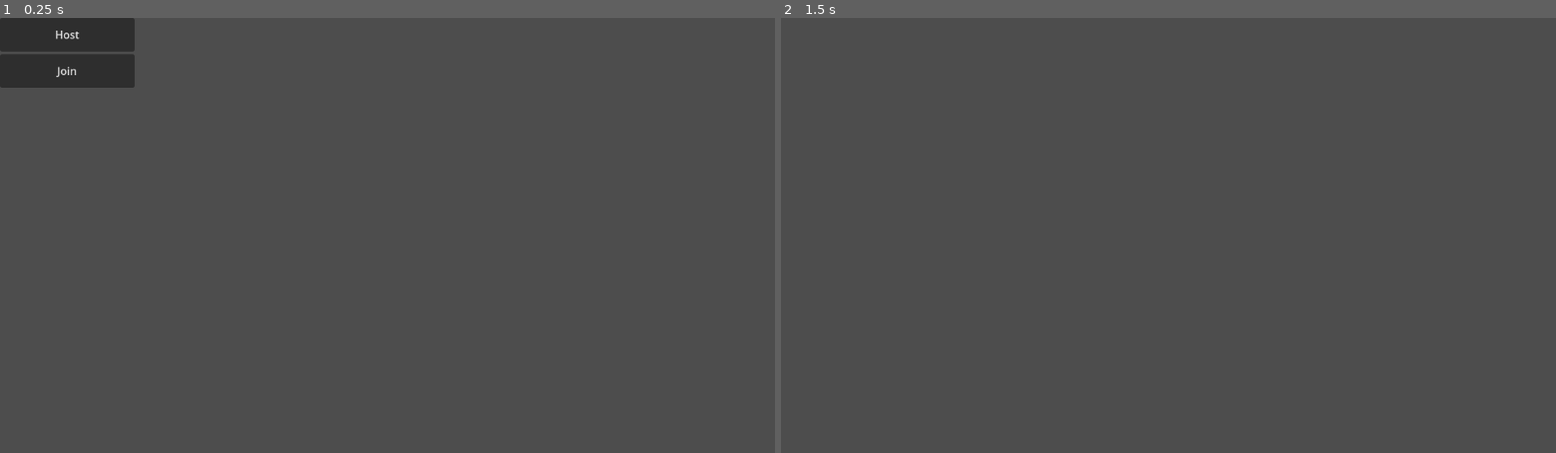
Above: before the commit, frames 1-2 (left to right).
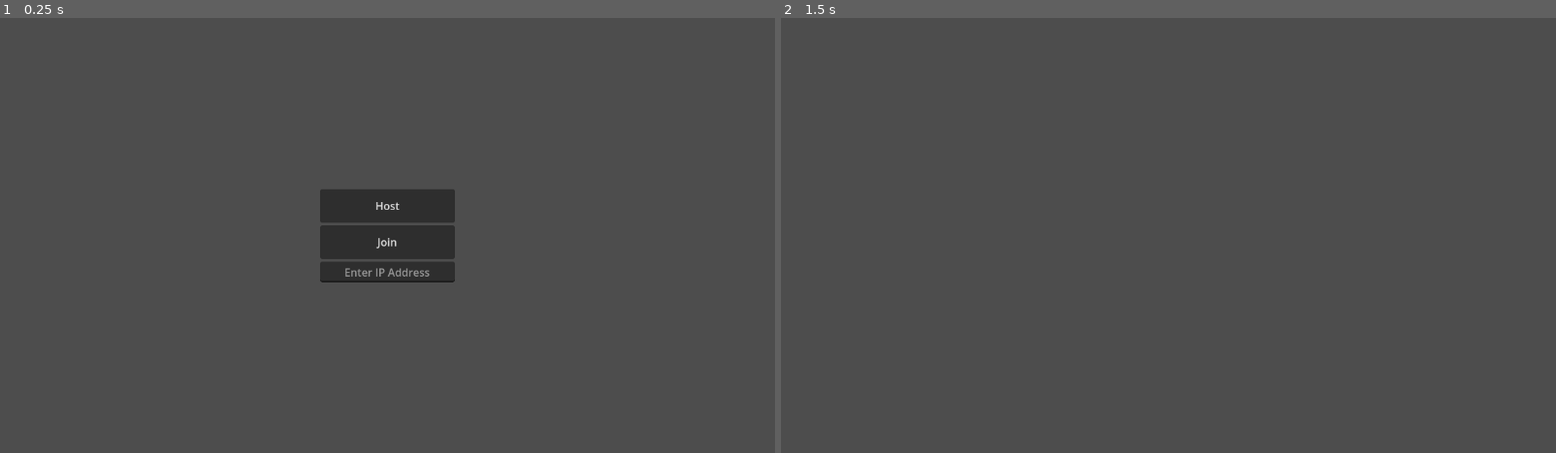
Above: after the commit, the same moments.

Repository: NickBaren101/multiplayer-prototype
Game: Godot game, scene res://Scenes/Levels/main.tscn
Same seed, same stepped clock (60 frames per second), same inputs: the game is played once before the commit and once after it.
Inputs (mouse positions are in pixels of both pictures, inside the frame that each line leads up to):
- Up to frame 1 (0.25 s): no input
- Up to frame 2 (1.5 s): click "Join" at 0.5 s; tap Enter (ui_accept) at 1.25 s; move the mouse to (1339, 213) at 1.27 s; hold D (move_right) from 1.28 s (still down); click (1339, 213) at 1.35 s

The runs differ from the first frame. In frame 1, 6.0% of the frame differs, in the area x 0-59%, y 0-61%; in frame 2, nothing differs.

Commit message:
working multiplayer

Diff:
--- a/Scenes/Multiplayer/network_ui.tscn
+++ b/Scenes/Multiplayer/network_ui.tscn
@@ -4,13 +4,26 @@
 
 [node name="NetworkUI" type="Control"]
 layout_mode = 3
-anchors_preset = 0
+anchors_preset = 15
+anchor_right = 1.0
+anchor_bottom = 1.0
+grow_horizontal = 2
+grow_vertical = 2
 script = ExtResource("1_xi5cc")
 
 [node name="VBoxContainer" type="VBoxContainer" parent="."]
-layout_mode = 0
-offset_right = 40.0
-offset_bottom = 40.0
+layout_mode = 1
+anchors_preset = 8
+anchor_left = 0.5
+anchor_top = 0.5
+anchor_right = 0.5
+anchor_bottom = 0.5
+offset_left = -100.0
+offset_top = -52.0
+offset_right = 100.0
+offset_bottom = 52.0
+grow_horizontal = 2
+grow_vertical = 2
 
 [node name="HostButton" type="Button" parent="VBoxContainer"]
 custom_minimum_size = Vector2(200, 50)
@@ -22,5 +35,10 @@
 layout_mode = 2
 text = "Join"
 
+[node name="IPAddressEntry" type="LineEdit" parent="VBoxContainer"]
+layout_mode = 2
+placeholder_text = "Enter IP Address"
+alignment = 1
+
 [connection signal="pressed" from="VBoxContainer/HostButton" to="." method="_on_host_button_pressed"]
 [connection signal="pressed" from="VBoxContainer/JoinButton" to="." method="_on_join_button_pressed"]
--- a/Scripts/Multiplayer/network_handler.gd
+++ b/Scripts/Multiplayer/network_handler.gd
@@ -2,7 +2,6 @@
 
 var peer: ENetMultiplayerPeer
 
-const IP_ADDRESS: String = "localhost"
 const PORT: int = 7777
 
 func start_server() -> void:
@@ -13,7 +12,10 @@
 	var host_id = multiplayer.get_unique_id()
 	get_tree().call_group("spawner", "spawn_player", host_id)
 
-func start_client() -> void:
+func start_client(ip_address: String) -> void:
+	if ip_address.strip_edges() == "":
+		ip_address = "localhost"
+
 	peer = ENetMultiplayerPeer.new()
-	peer.create_client(IP_ADDRESS, PORT)
+	peer.create_client(ip_address, PORT)
 	multiplayer.multiplayer_peer = peer
--- a/Scripts/Multiplayer/network_ui.gd
+++ b/Scripts/Multiplayer/network_ui.gd
@@ -2,6 +2,7 @@
 
 @onready var host_button: Button = $VBoxContainer/HostButton
 @onready var join_button: Button = $VBoxContainer/JoinButton
+@onready var ip_address_entry: LineEdit = $VBoxContainer/IPAddressEntry
 
 func _on_host_button_pressed() -> void:
 	NetworkHandler.start_server()
@@ -9,7 +10,7 @@
 
 
 func _on_join_button_pressed() -> void:
-	NetworkHandler.start_client()
+	NetworkHandler.start_client(ip_address_entry.text)
 	hide_ui()
 
 
